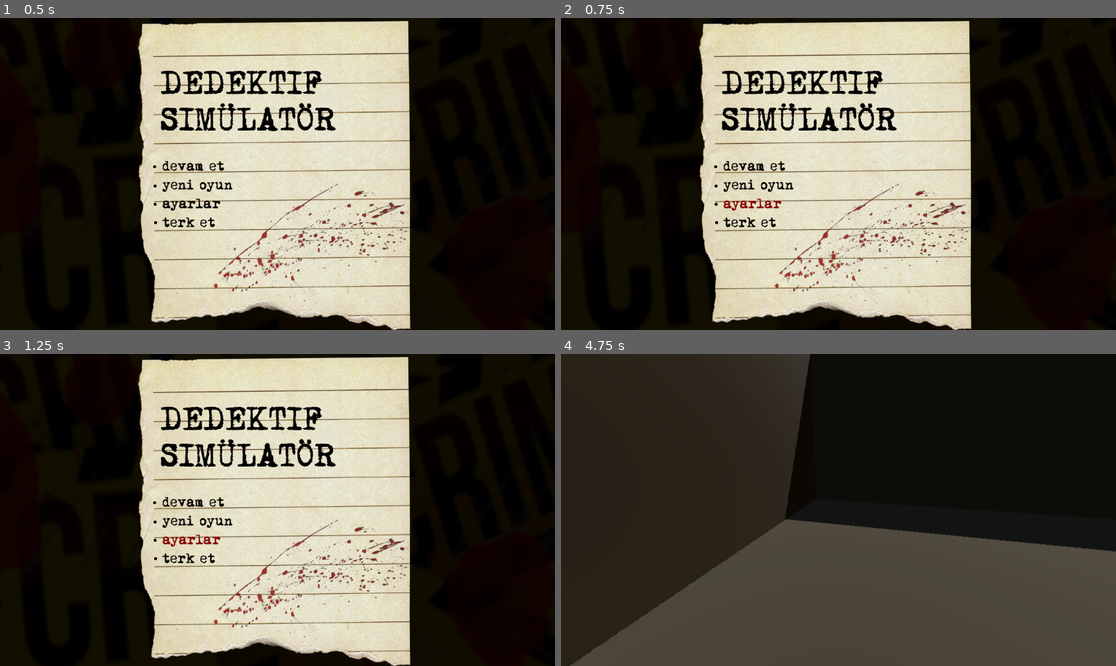
Above: before the commit, frames 1-4 (two rows, left to right).
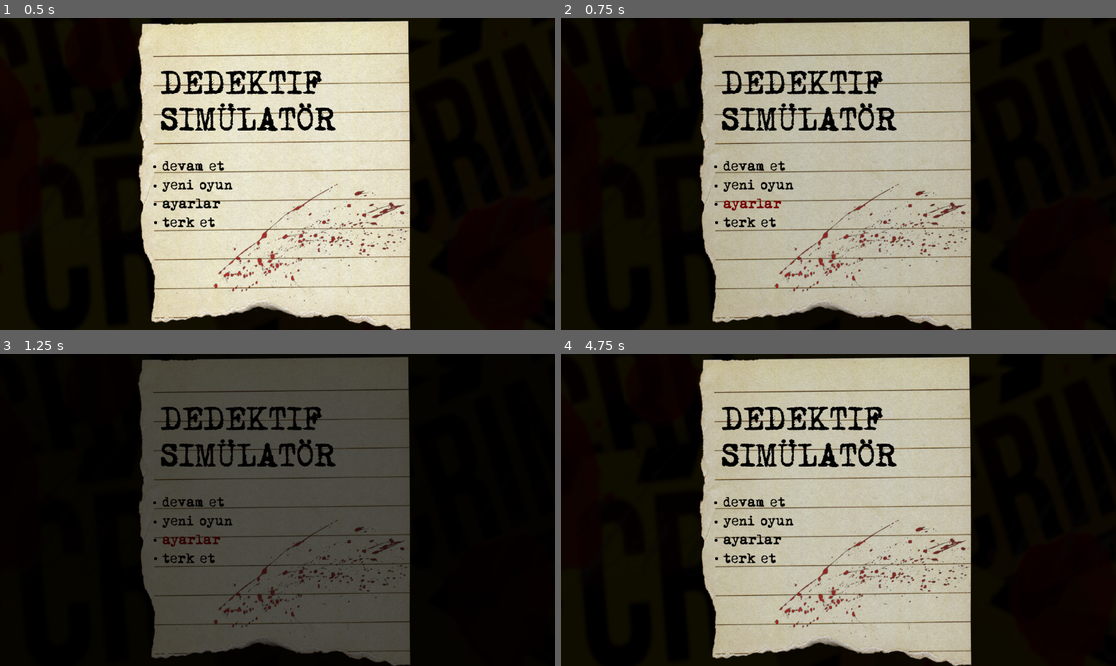
Above: after the commit, the same moments.

Repository: alperenozdnc/alnestan
Game: Godot game, scene res://scenes/main.tscn
The game is run twice, just before and just after one commit, with the same random seed, the same clock (stepped at 60 frames per second) and the same inputs.
Inputs (mouse positions are in pixels of both pictures, inside the frame that each line leads up to):
- Up to frame 1 (0.5 s): no input
- Up to frame 2 (0.75 s): click "ayarlar" at 0.5 s
- Up to frame 3 (1.25 s): no input
- Up to frame 4 (4.75 s): tap Enter (ui_accept) at 1.25, 1.52, 2.27, 4.52 s; move the mouse to (960, 494) at 1.27 s; hold D (move_right) 1.28-2.03 s; click (960, 494) at 1.42 s; move the mouse to (727, 525) at 2.02 s; hold S (move_back) 2.03-2.75 s; click "devam et" at 2.75 s; move the mouse to (894, 441) at 3.52 s; hold D (move_right) 3.53-4.28 s; move the mouse to (832, 516) at 4.27 s; hold W (move_forward) from 4.28 s (still down); click (832, 516) at 4.42 s

Frame 1 is identical in both runs. In frame 2, 42% of the frame differs, in the area x 24-74%, y 1-100%; in frame 3, 44%; in frame 4, 82%, in the area x 0-100%, y 0-100%.
Error before the commit: Invalid call. Nonexistent function 'transition' in base 'Node (global.gd)'. (res://scripts/main_menu.gd:39)

Commit message:
fix(game): fix wrong reference

Diff:
--- a/source/scripts/main_menu.gd
+++ b/source/scripts/main_menu.gd
@@ -36,7 +36,7 @@
 
 
 func _show_settings() -> void:
-	alnestan.transition();
+	alnestan.transitioner.transition();
 
 
 func _exit_game() -> void:
